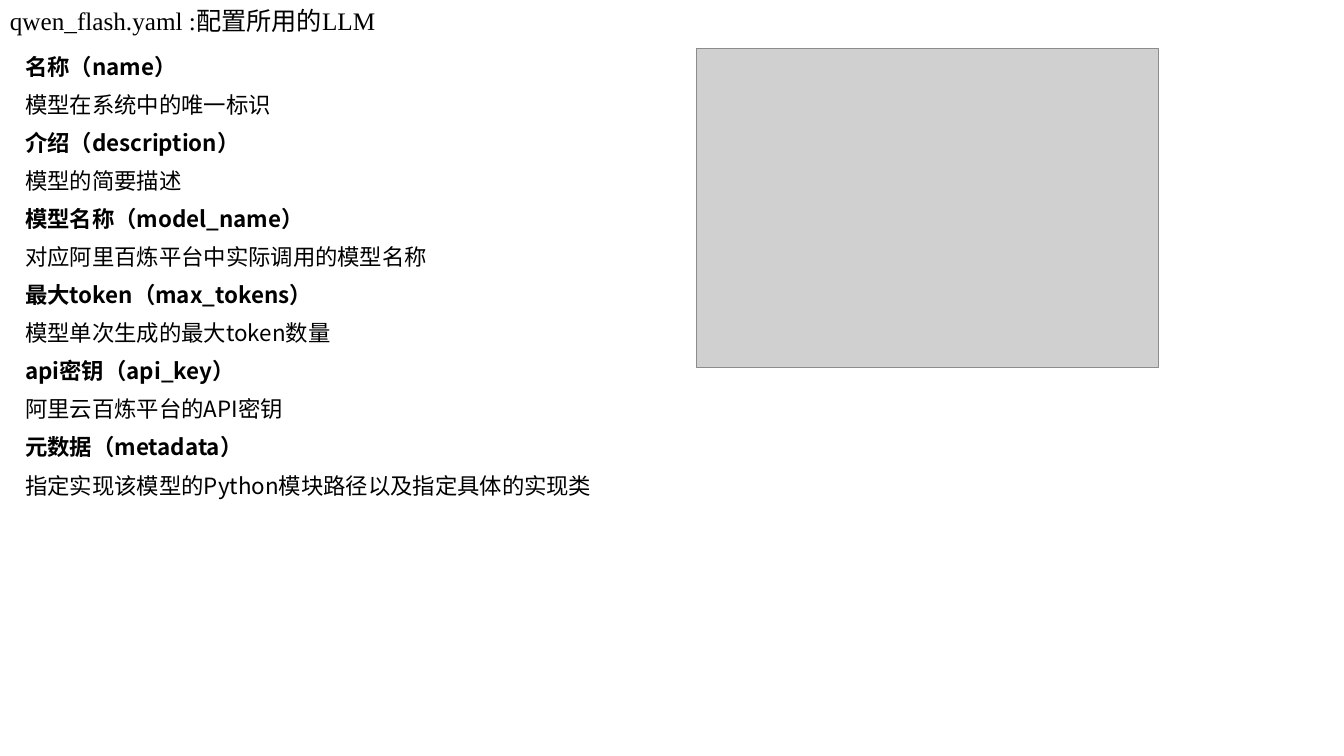
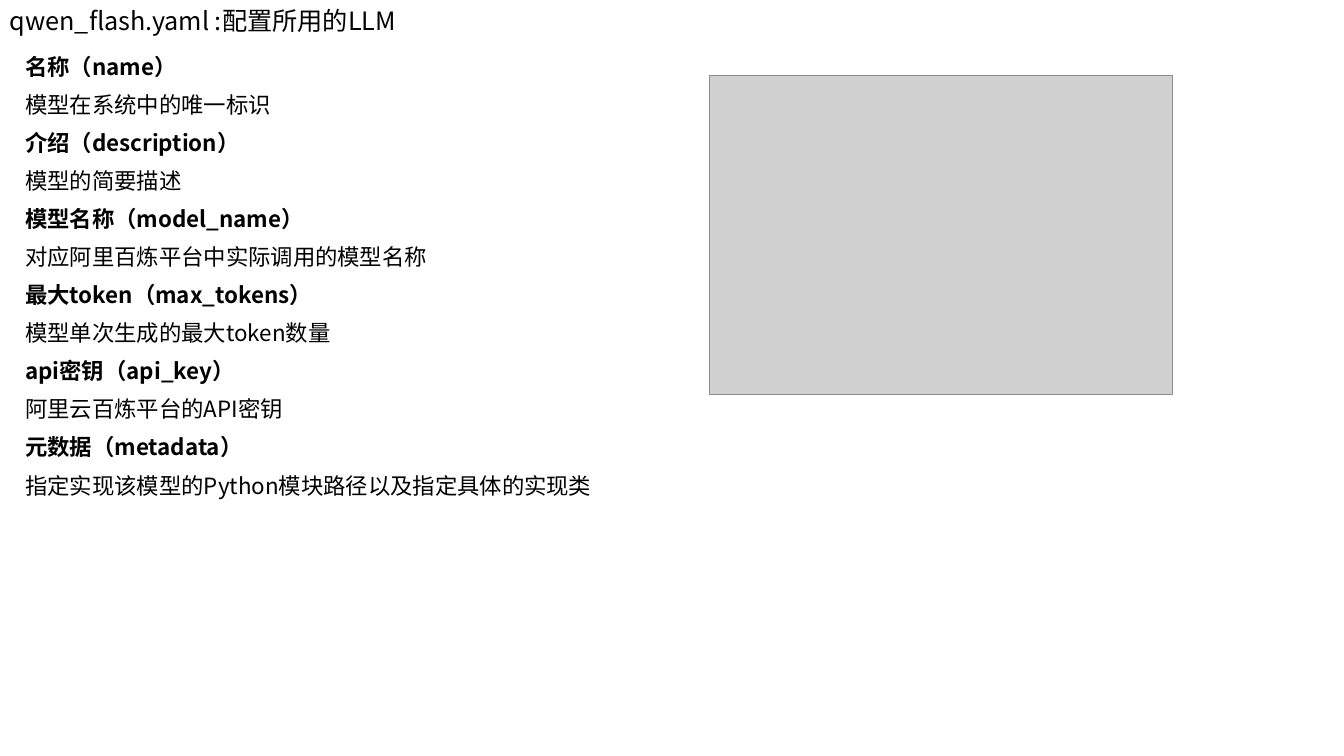
Before and after one commit to C32-SoundTech/SoundTech, a slide deck: slide 5 of docs/wswCR7/软工实践-11-13.pptx (slide 4 before the commit). Drawn at 1344x756 pixels with LibreOffice and Linux fonts; fonts in the diff are those of the drawing; grey boxes stand for pictures. Boxes give left, top, right and bottom in pixels: in the first picture for what was removed or moved away, otherwise in the second. Text is boxed around its words. In the diff, an @@ line names an element or a change of style, - is before the commit and + after.

```diff
--- a/docs/wswCR7/软工实践-11-13.pptx
+++ b/docs/wswCR7/软工实践-11-13.pptx
@@ text "qwen_flash.yaml :配置所用的LLM" at (x1=10, y1=8, x2=396, y2=36): font Times New Roman to Noto Sans CJK SC @@
@@ picture moved from (x1=697, y1=48, x2=1159, y2=368) to (x1=710, y1=76, x2=1173, y2=395) @@
```
Also in this commit, not shown: 5 other slides changed, 1 slide added.
